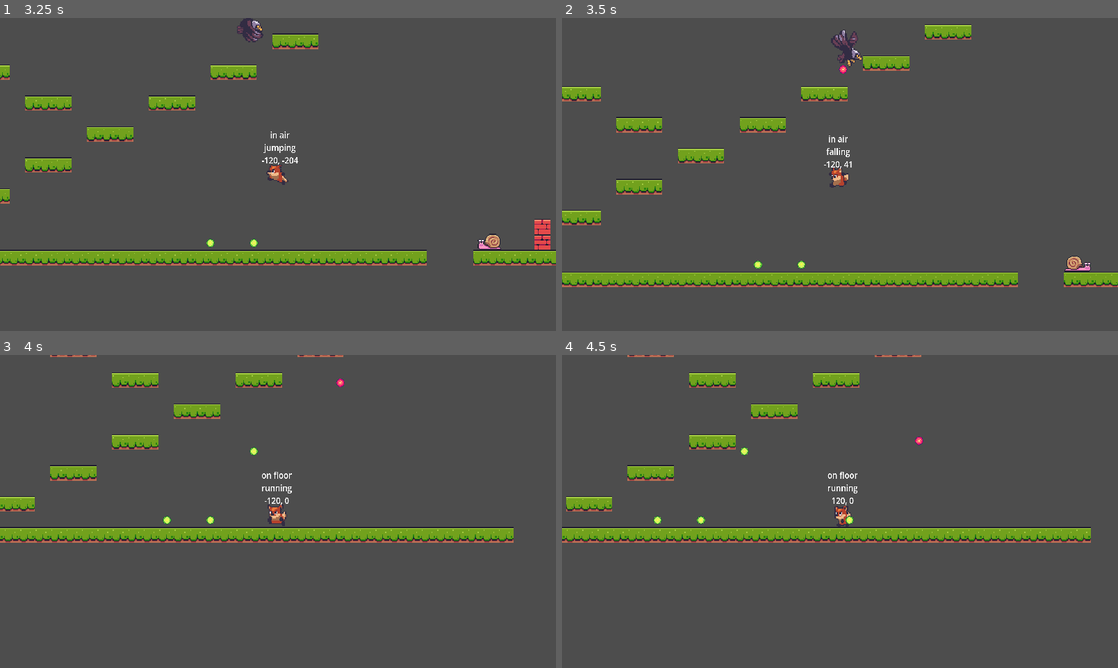
Above: before the commit, frames 1-4 (two rows, left to right).
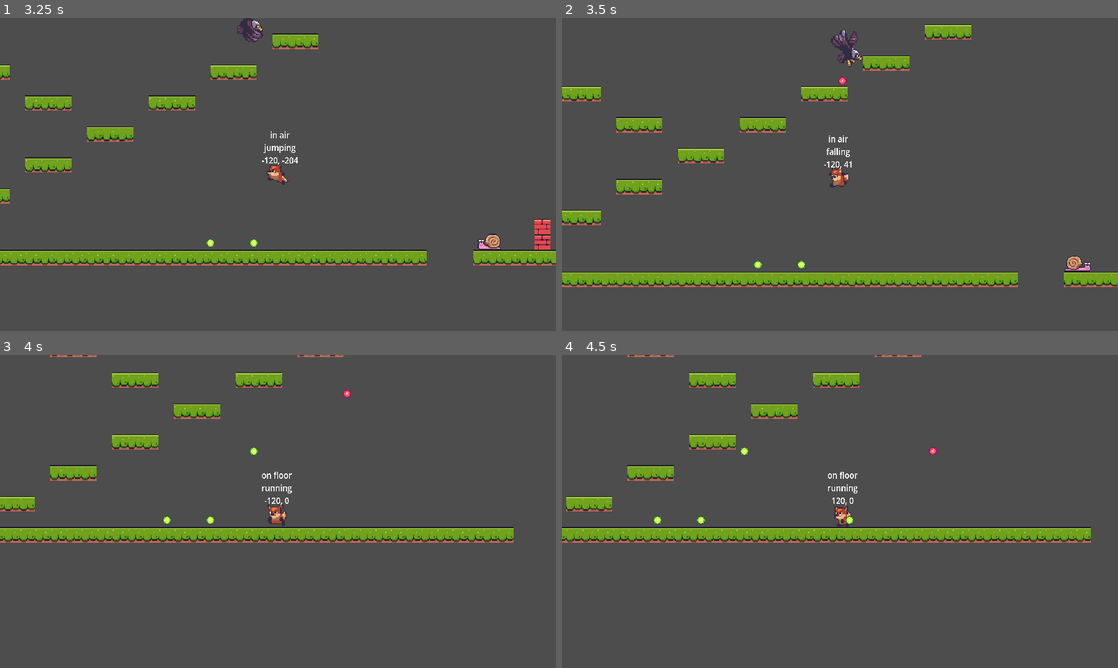
Above: after the commit, the same moments.

Repository: fj0lverkr/FoxAntics
Game: Godot game, scene res://scenes/level_base/level_base.tscn
The game is run twice, just before and just after one commit, with the same random seed, the same clock (stepped at 60 frames per second) and the same inputs. The project has no main scene, so this scene is started directly.
Inputs (mouse positions are in pixels of both pictures, inside the frame that each line leads up to):
- Up to frame 1 (3.25 s): move the mouse to (250, 237) at 0.52 s; hold D (right) 0.53-2.03 s; click (250, 237) at 0.6 s; tap W (up) at 0.77, 1.52, 3.02 s; move the mouse to (444, 221) at 1.27 s; click (444, 221) at 1.35 s; move the mouse to (111, 127) at 2.02 s; hold A (left) from 2.03 s (still down); click (111, 127) at 2.1 s; move the mouse to (305, 174) at 2.77 s; click (305, 174) at 2.85 s
- Up to frame 2 (3.5 s): keep holding A (left)
- Up to frame 3 (4 s): keep holding A (left); move the mouse to (194, 433) at 3.52 s; click (194, 433) at 3.6 s; tap W (up) at 3.77 s
- Up to frame 4 (4.5 s): move the mouse to (962, 495) at 4.27 s; release A (left) at 4.28 s; hold D (right) from 4.28 s (still down); click (962, 495) at 4.35 s

Frame 1 is identical in both runs. In frame 2, less than 0.1% of the frame differs, in the area x 49-52%, y 15-22%; in frame 3, less than 0.1%; in frame 4, less than 0.1%.

Commit message:
change  vision cone shape and position.

Diff:
--- a/scenes/enemies/eagle/eagle.tscn
+++ b/scenes/enemies/eagle/eagle.tscn
@@ -73,11 +73,13 @@
 shoot_delay = 0.5
 
 [node name="PlayerDetector" type="Area2D" parent="." index="6"]
+position = Vector2(0, 4)
 collision_layer = 0
 collision_mask = 2
 
 [node name="CollisionPolygon2D" type="CollisionPolygon2D" parent="PlayerDetector" index="0"]
-polygon = PackedVector2Array(-15, 10, -80, 147, -1, 147)
+position = Vector2(15, -10)
+polygon = PackedVector2Array(-15, 15, -60, 147, 30, 147)
 
 [connection signal="timeout" from="TurnTimer" to="." method="_on_turn_timer_timeout"]
 [connection signal="area_entered" from="PlayerDetector" to="." method="_on_player_detector_area_entered"]
